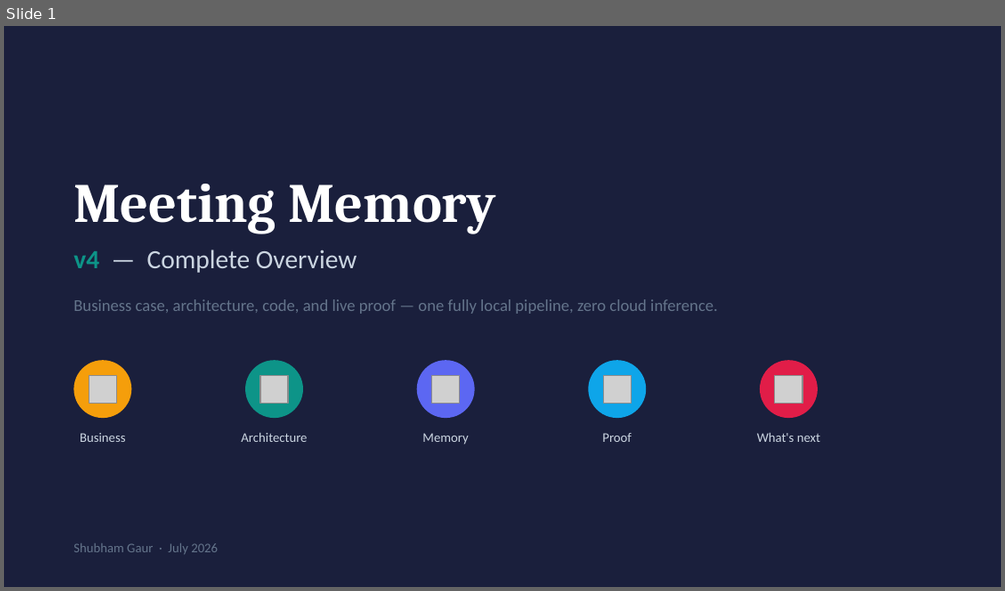
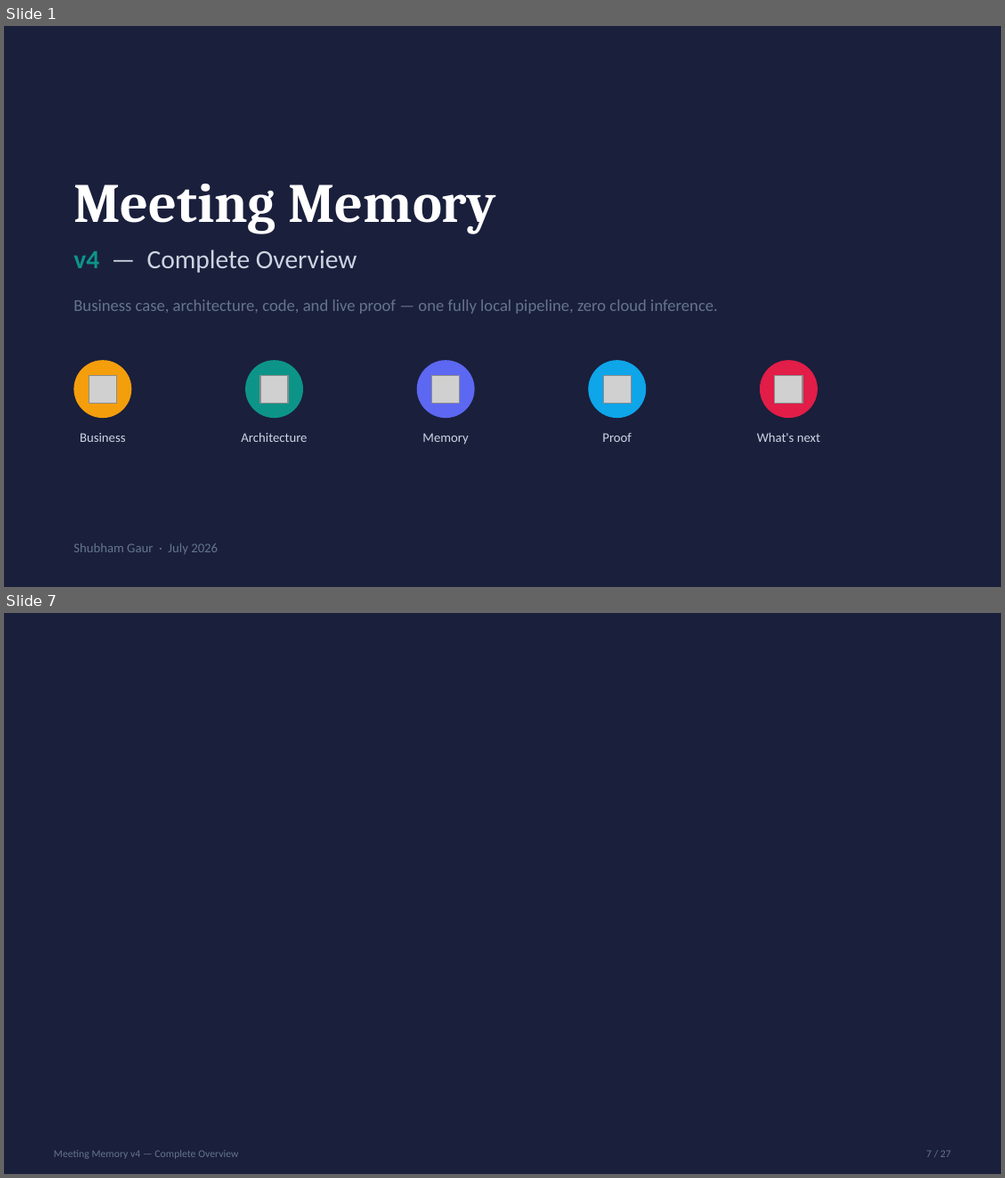
Before and after one commit to shubham-gaur-x/airbyte-lm-studio-memgraph, a slide deck: docs/demo_assets/Meeting_Memory_v4_Overview.pptx. Shown one above the other, each under a label of ours: slide 1 before the commit, slides 1 and 7 after it; the slides between them are not shown. The pictures are 1005x591 and 1005x1178 pixels, drawn with LibreOffice and Linux fonts; fonts in the diff are those of the drawing; grey boxes stand for pictures; background and template pictures are left out. Boxes give left, top, right and bottom in pixels: in the first picture for what was removed or moved away, otherwise in the second. Text is boxed around its words. In the diff, an @@ line names an element or a change of style, - is before the commit and + after.

```diff
--- a/docs/demo_assets/Meeting_Memory_v4_Overview.pptx
+++ b/docs/demo_assets/Meeting_Memory_v4_Overview.pptx
@@ slide 7 added at [4,613,1001,1174], background picture (left out) @@
@@ text added at [54,1150,238,1159], 7.5 pt, text #64748B @@
+Meeting Memory v4 — Complete Overview
@@ text added at [926,1150,951,1157], 7.5 pt, text #64748B @@
+7 / 27
```
Also in this commit, not shown: 19 slides changed, 6 other slides added, 7 other files.
